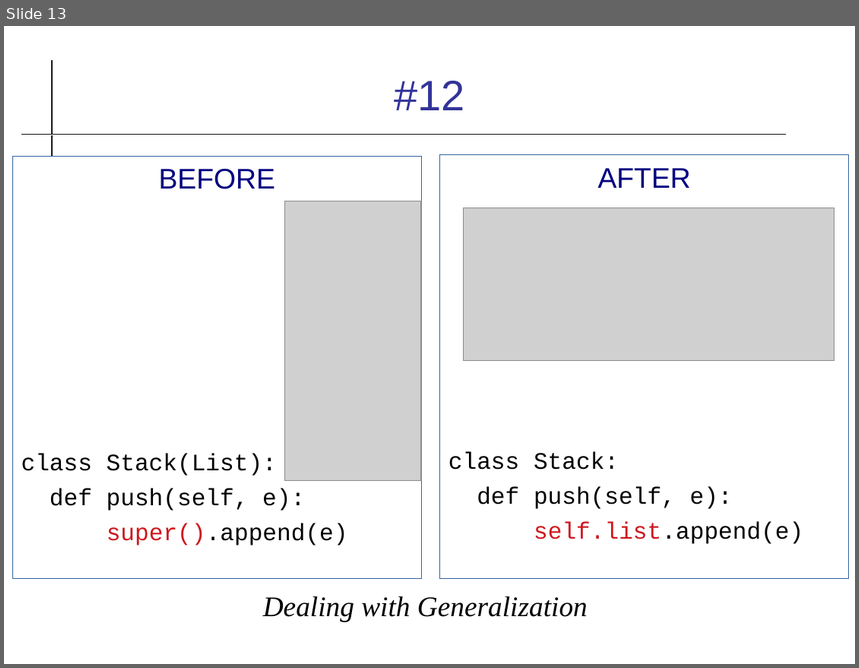
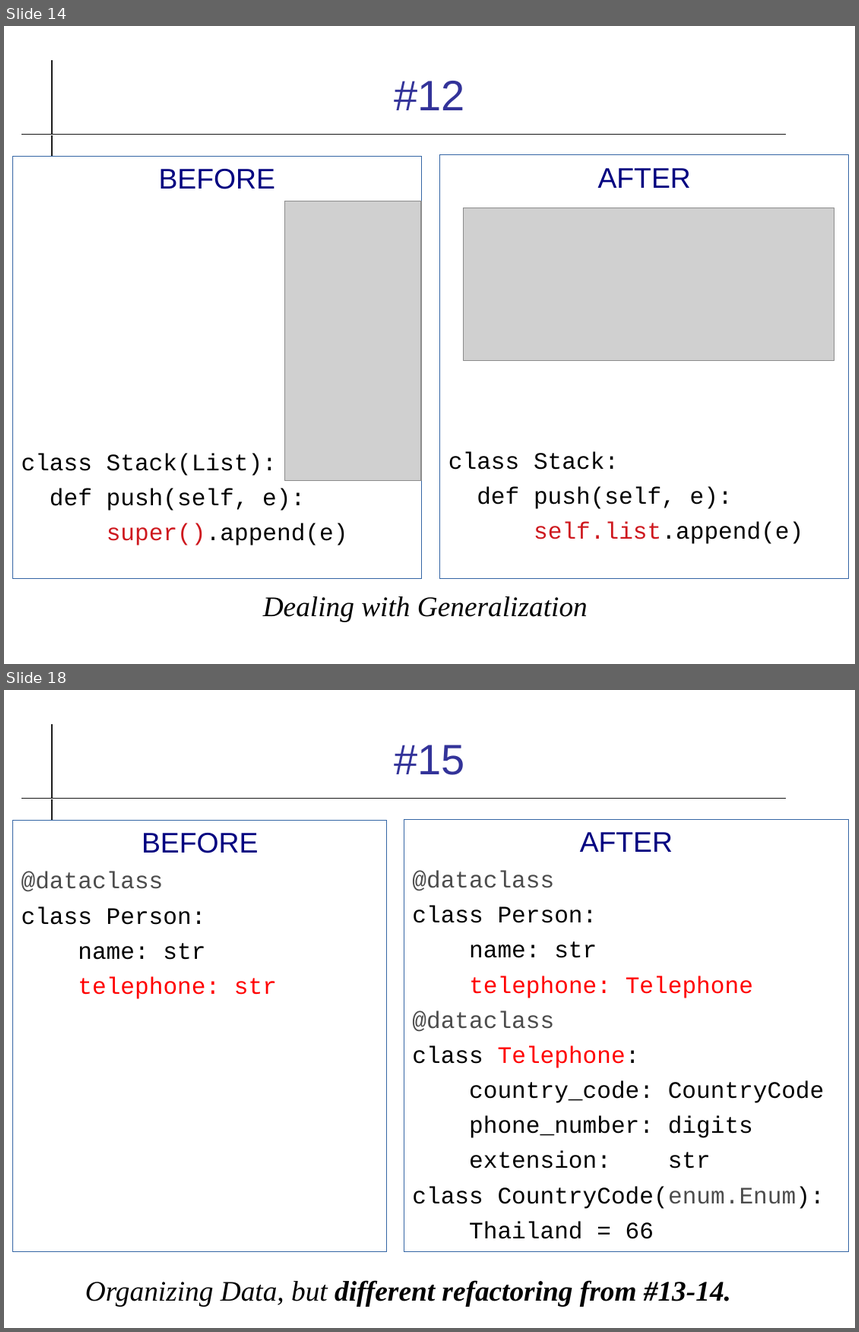
Before and after one commit to cpske/ISP, a slide deck: refactoring/Refactoring-Review.odp. Shown one above the other, each under a label of ours: slide 13 before the commit, slides 14 and 18 after it; the slides between them are not shown. The pictures are 859x668 and 859x1332 pixels, drawn with LibreOffice and Linux fonts; fonts in the diff are those of the drawing; grey boxes stand for pictures. Boxes give left, top, right and bottom in pixels: in the first picture for what was removed or moved away, otherwise in the second. Text is boxed around its words. In the diff, an @@ line names an element or a change of style, - is before the commit and + after.

Commit message:
revise review of Refactoring Signs and Techniques

```diff
--- a/refactoring/Refactoring-Review.odp
+++ b/refactoring/Refactoring-Review.odp
@@ slide 18 added at (4,690,855,1328), background #FFFFFF; not listed: 2 template elements that a slide beside it also shows @@
@@ title added at (394,745,465,775), 36 pt, text #333399 @@
+#15
@@ text added at (12,820,387,1252), outline #3465A4 0 pt, 20 pt, text #000000 @@
+BEFORE
+@dataclass
+class Person:
+name: str
+telephone: str
@@ text added at (404,819,848,1252), outline #3465A4 0 pt, 20 pt, text #000000 @@
+AFTER
+@dataclass
+class Person:
+name: str
+telephone: Telephone
+@dataclass
+class Telephone:
+country_code: CountryCode
+phone_number: digits
+extension: str
+class CountryCode(enum.Enum):
+Thailand = 66
@@ text added at (85,1281,731,1306), 24 pt, text #000000, bold, italic @@
+Organizing Data, but different refactoring from #13-14.
@@ what was slide 13 is now slide 14 @@
```
Also in this commit, not shown: 10 slides changed, 2 other slides added, 3 slides removed, 9 other files.
